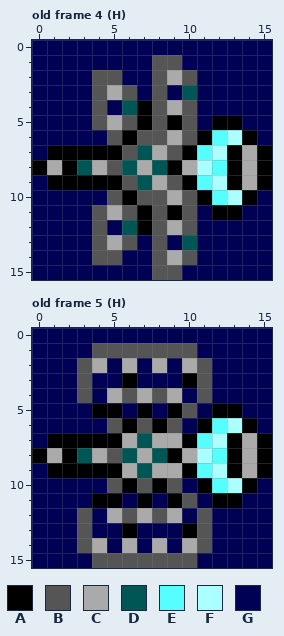
Edited in one commit: pixel-art file (assets/bmp/Aseprite/titleTonbow.aseprite). This is how it looked before the edit.
16x16 pixels, 5 frames. Shown: old frame 4 (H), old frame 5 (H). The commit also changed other frames, which this record leaves out.
Visible layers, top first: "Layer 1", "Background".
Palette (. is transparent): A #000000  B #555555  C #aaaaaa  D #005555  E #55ffff  F #aaffff  G #000055
Pixels before, old frame 4 (H), first column x 0:
 0 GGGGGGGGGGGGGGGG
 1 GGGGGGGGBBGGGGGG
 2 GGGGBBGGBCBGGGGG
 3 GGGGBCBGBGDGGGGG
 4 GGGGBGDABCBGGGGG
 5 GGGGBCBABABGAAGG
 6 GGGGGBABBCBAEFAG
 7 GAAAAABDCBAEFACA
 8 ACADCBDCDACFEACA
 9 GAAAAABDCBAEFACA
10 GGGGGBABBCBAEFAG
11 GGGGBCBABABGAAGG
12 GGGGBGDABCBGGGGG
13 GGGGBCBGBGDGGGGG
14 GGGGBBGGBCBGGGGG
15 GGGGGGGGBBGGGGGG
Pixels before, old frame 5 (H), first column x 0:
 0 GGGGGGGGGGGGGGGG
 1 GGGGBBBBBBBGGGGG
 2 GGGBCGCGCGCBGGGG
 3 GGGBGGAGGGABGGGG
 4 GGGBGCBCBCGBGGGG
 5 GGGGAAGAGABGAAGG
 6 GGGGGBABABGAEFAG
 7 GAAAAACDCCAEFACA
 8 ACADCBDCDACFEACA
 9 GAAAAACDCCAEFACA
10 GGGGGBABABGAEFAG
11 GGGGAAGAGABGAAGG
12 GGGBGCBCBCGBGGGG
13 GGGBGGAGGGABGGGG
14 GGGBCGCGCGCBGGGG
15 GGGGBBBBBBBGGGGG
The same view after the edit:
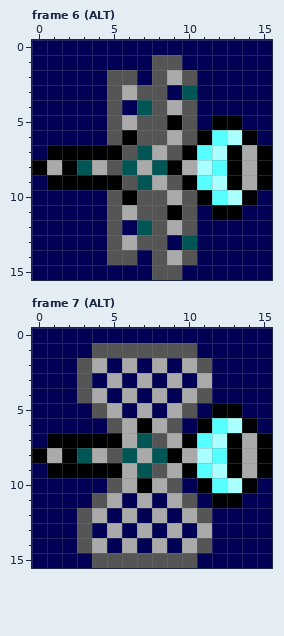
A new or re-ordered frame is compared with the old frame closest to it.
The edit:
frames 5 -> 7
Frame 6 (ALT) is new; against old frame 4 (H), layer "Layer 1":
Colour A gives way to colour B in row 5 at x 7; in row 11 at x 7.
Colour C gives way to colour B in row 3 at x 5; in row 5 at x 5; in row 11 at x 5; in row 13 at x 5.
Colour G gives way to colour B in row 2 at x 6; in row 3 at x 7; in row 4 at x 5; in row 12 at x 5; in row 13 at x 7; in row 14 at x 6.
Colour B gives way to colour C in row 3 at x 6; in row 5 at x 6; in row 11 at x 6; in row 13 at x 6.
Colour A gives way to colour D in row 4 at x 7; in row 12 at x 7.
Colour B gives way to colour G in rows 2 to 5 at x 4; in rows 11 to 14 at x 4.
Colour D gives way to colour G in row 4 at x 6; in row 12 at x 6.
Frame 7 (ALT) is new; against old frame 5 (H), layer "Layer 1":
Colour B gives way to colour A in row 6 at x 7; in row 10 at x 7.
Colour A gives way to colour B in row 5 at x 4; in row 11 at x 4.
Colour C gives way to colour B in row 7 at x 8; in row 9 at x 8.
Colour A gives way to colour C in row 5 at x 5, 7 and 9; in row 6 at x 6 and 8; in row 10 at x 6 and 8; in row 11 at x 5, 7 and 9.
Colour B gives way to colour C in row 3 at x 11; in row 4 at x 6 and 8; in row 12 at x 6 and 8; in row 13 at x 11.
Colour G gives way to colour C in row 3 at x 5, 7 and 9; in row 4 at x 4 and 10; in row 12 at x 4 and 10; in row 13 at x 5, 7 and 9.
Colour A gives way to colour G in row 3 at x 6 and 10; in row 13 at x 6 and 10.
Colour C gives way to colour G in row 4 at x 5, 7 and 9; in row 12 at x 5, 7 and 9.
